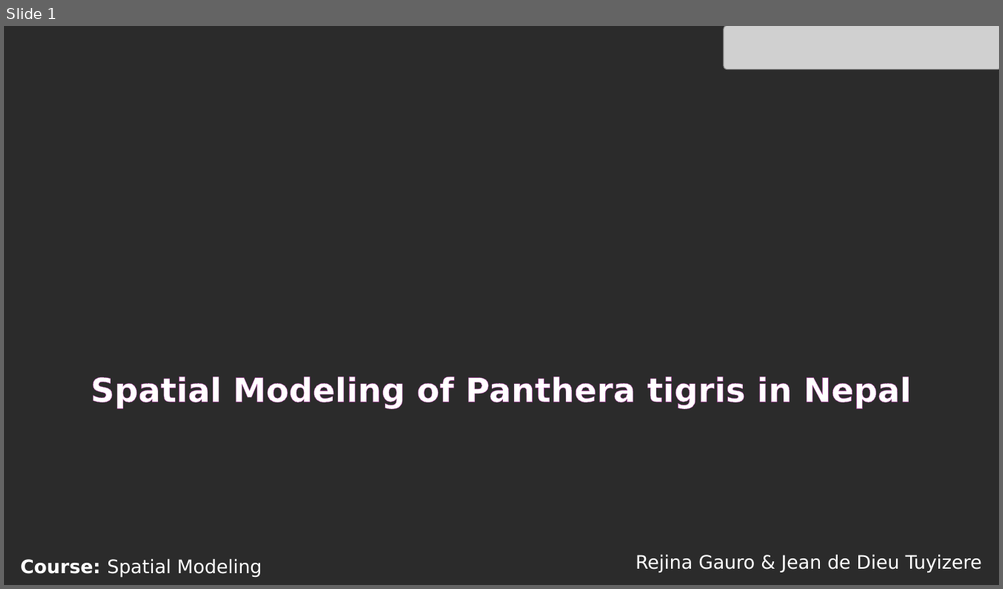
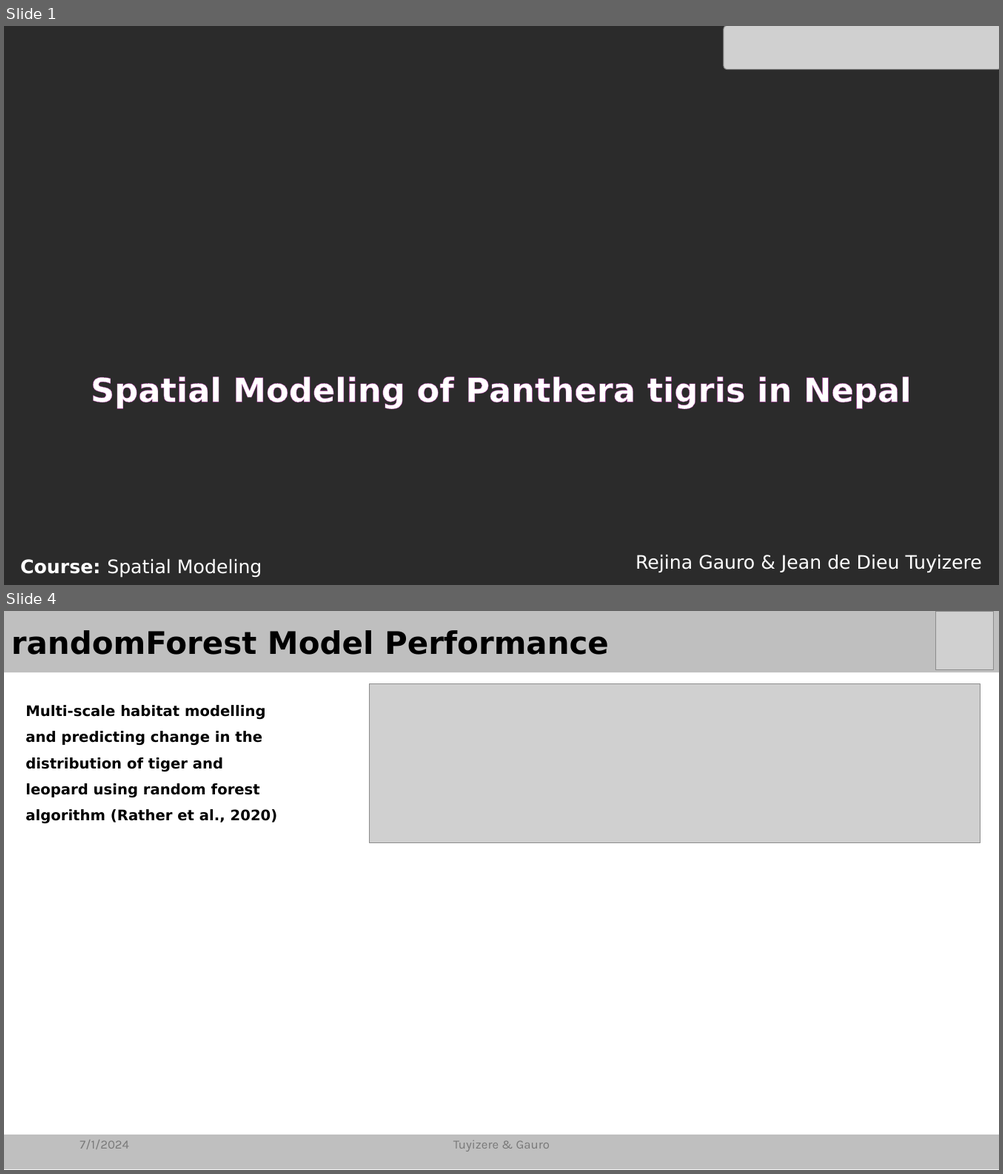
Before and after one commit to ReznaGauro/SDM_Panthera_tigris, a slide deck: Presentation/Panthera_tigris_modeling_in Nepal.pptm. Shown one above the other, each under a label of ours: slide 1 before the commit, slides 1 and 4 after it; the slides between them are not shown. The pictures are 1003x589 and 1003x1174 pixels, drawn with LibreOffice and Linux fonts; fonts in the diff are those of the drawing; grey boxes stand for pictures; background and template pictures are left out; a plain dark background stands for a picture behind light text. Boxes give left, top, right and bottom in pixels: in the first picture for what was removed or moved away, otherwise in the second. Text is boxed around its words. In the diff, an @@ line names an element or a change of style, - is before the commit and + after.

```diff
--- a/Presentation/Panthera_tigris_modeling_in Nepal.pptm
+++ b/Presentation/Panthera_tigris_modeling_in Nepal.pptm
@@ slide 4 added at (4,611,999,1170), background #FFFFFF @@
@@ rectangle added at (4,611,999,672), fill #BFBFBF, 30 pt, text #000000, bold @@
+randomForest Model Performance
@@ picture added at (936,611,994,669) @@
@@ picture added at (370,684,981,843) @@
@@ text added at (25,705,278,824), 14 pt, text #000000, bold @@
+Multi‑scale habitat modelling and predicting change in the distribution of tiger and leopard using random forest algorithm (Rather et al., 2020)
@@ rectangle added at (4,1135,999,1170), fill #BFBFBF @@
@@ text added at (79,1140,129,1150), 12 pt, text #797979 @@
+7/1/2024
@@ text added at (453,1141,549,1152), 12 pt, text #797979 @@
+Tuyizere & Gauro
```
Also in this commit, not shown: 5 slides changed, 2 other slides added, 1 slide removed, 1 other file.
